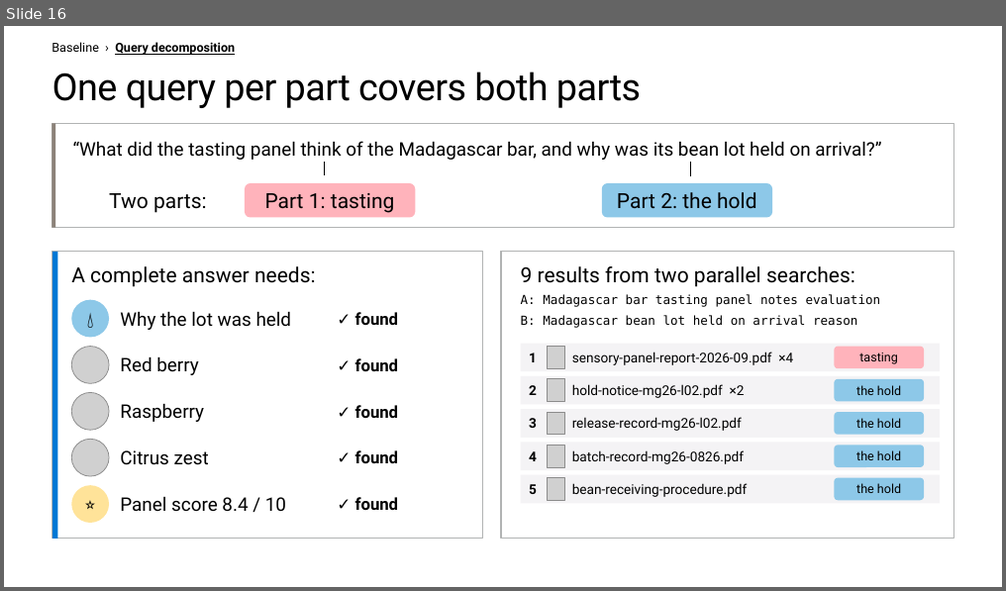
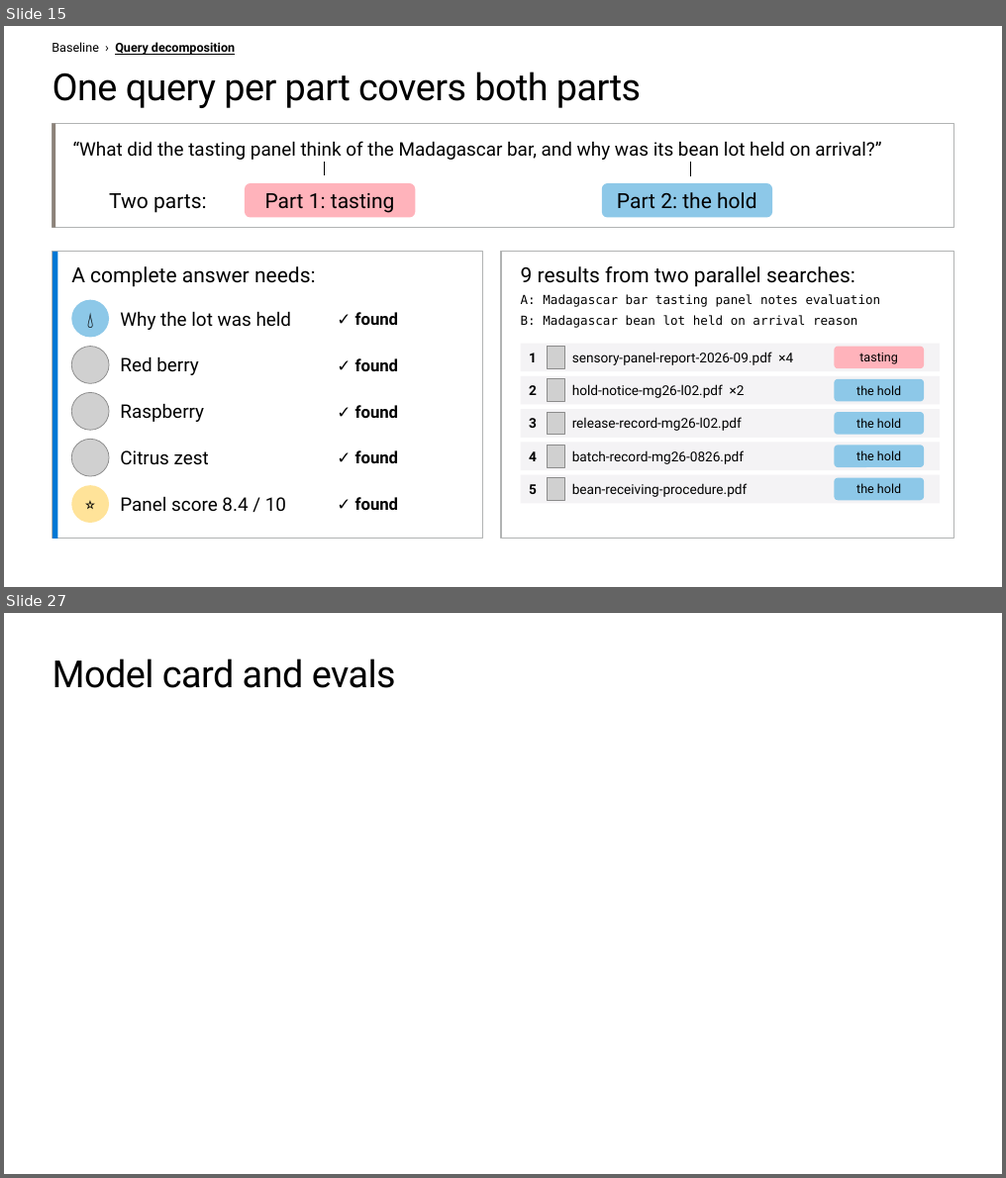
Before and after one commit to microsoft/ignite26-BRK300-building-agentic-retrieval-from-diy-to-foundry-iq, a slide deck: IgniteBRK300-WorkingDeck.pptx. Shown one above the other, each under a label of ours: slide 16 before the commit, slides 15 and 27 after it; the slides between them are not shown. The pictures are 1006x591 and 1006x1178 pixels, drawn with LibreOffice and Linux fonts; fonts in the diff are those of the drawing; grey boxes stand for pictures; background and template pictures are left out. Boxes give left, top, right and bottom in pixels: in the first picture for what was removed or moved away, otherwise in the second. Text is boxed around its words. In the diff, an @@ line names an element or a change of style, - is before the commit and + after.

```diff
--- a/IgniteBRK300-WorkingDeck.pptx
+++ b/IgniteBRK300-WorkingDeck.pptx
@@ slide 27 added at bbox=[4, 613, 1002, 1174], background #FFFFFF @@
@@ title added at bbox=[53, 659, 396, 688], 36 pt, text #000000 @@
+Model card and evals
@@ what was slide 16 is now slide 15 @@
```
Also in this commit, not shown: 34 slides changed, 7 other slides added.
